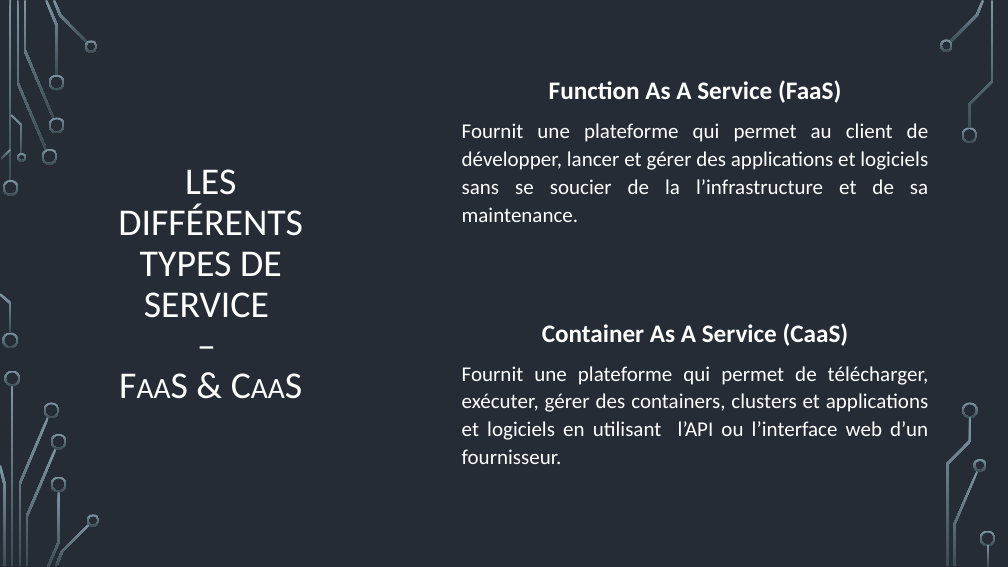
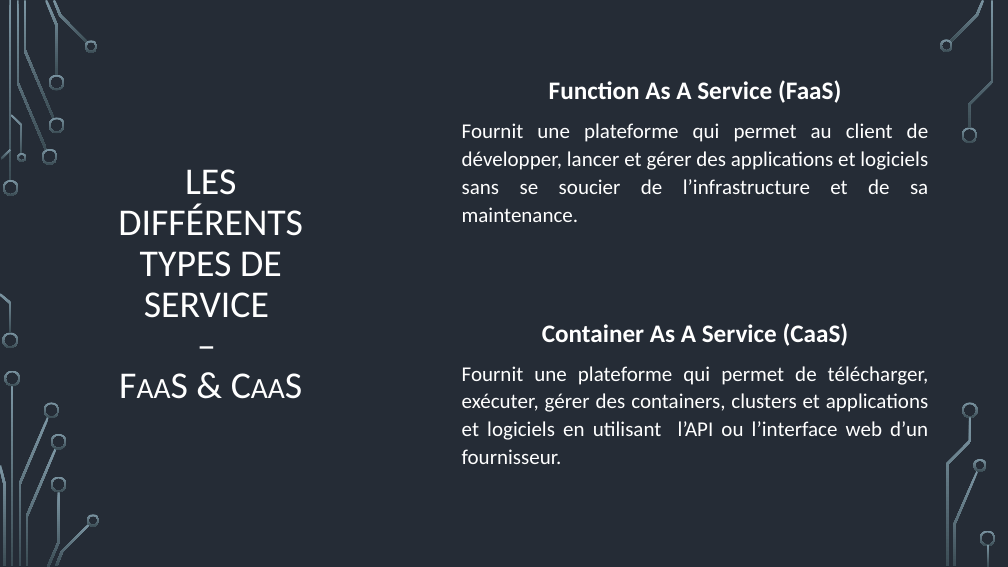
Before and after one commit to CorleoneDany/Cloud-Computing, a slide deck: slide 22 of Cloud Computing - F.pptx. Drawn at 1008x567 pixels with LibreOffice and Linux fonts; fonts in the diff are those of the drawing; background and template pictures are left out. Boxes give left, top, right and bottom in pixels: in the first picture for what was removed or moved away, otherwise in the second. Text is boxed around its words. In the diff, an @@ line names an element or a change of style, - is before the commit and + after.

```diff
--- a/Cloud Computing - F.pptx
+++ b/Cloud Computing - F.pptx
@@ text at (x1=462, y1=123, x2=928, y2=222): text changed @@
-Fournit une plateforme qui permet au client de développer, lancer et gérer des applications et logiciels sans se soucier de la l’infrastructure et de sa maintenance.
+Fournit une plateforme qui permet au client de développer, lancer et gérer des applications et logiciels sans se soucier de l’infrastructure et de sa maintenance.
```
Also in this commit, not shown: 8 other slides changed.
